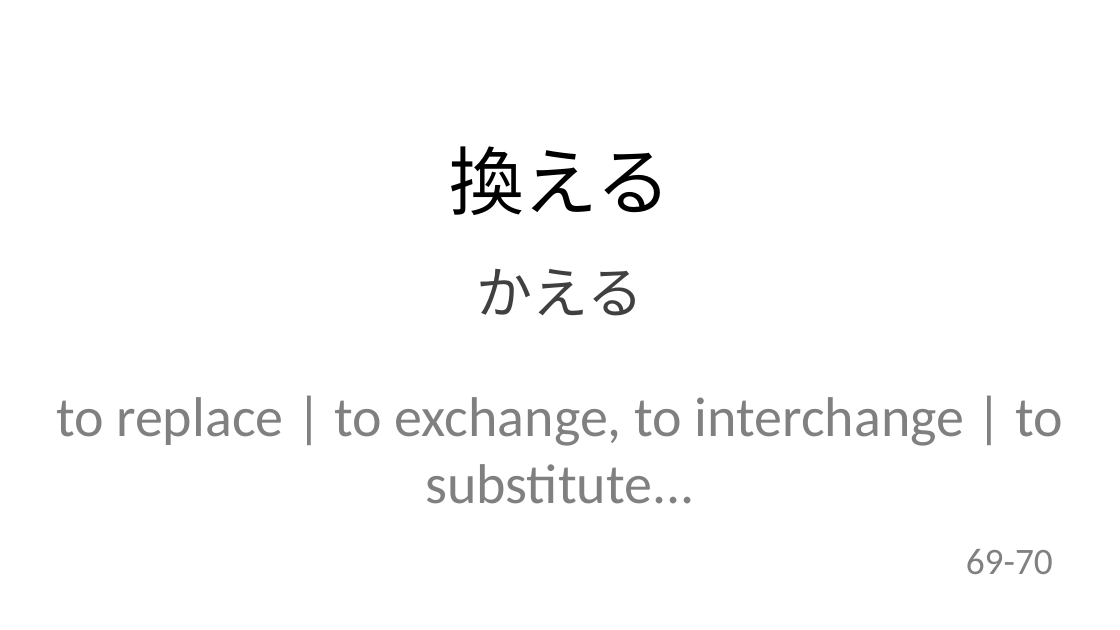
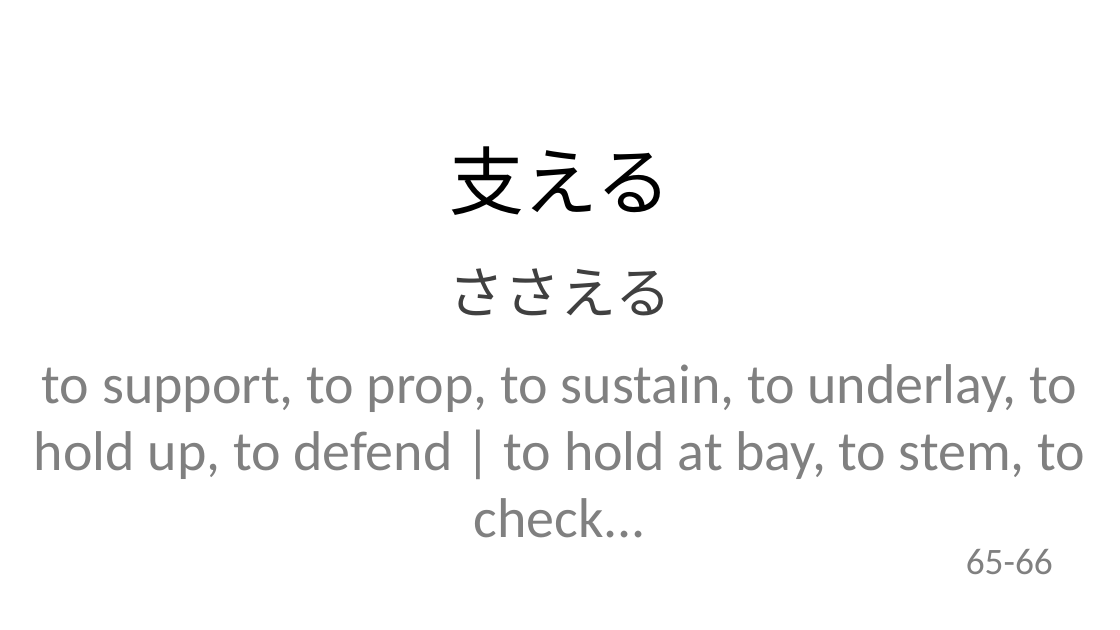
Before and after one commit to ariqRam/ankislide, a slide deck: slide 12 of 10|2-6/2023-10-6/kanji-todaysTest.pptx (slide 11 before the commit). Drawn at 1120x630 pixels with LibreOffice and Linux fonts; fonts in the diff are those of the drawing. Boxes give left, top, right and bottom in pixels: in the first picture for what was removed or moved away, otherwise in the second. Text is boxed around its words. In the diff, an @@ line names an element or a change of style, - is before the commit and + after.

```diff
--- a/10|2-6/2023-10-6/kanji-todaysTest.pptx
+++ b/10|2-6/2023-10-6/kanji-todaysTest.pptx
@@ text at [449,146,671,215]: text changed @@
-換える
+支える
@@ text at [449,268,671,316]: text changed @@
-かえる
+ささえる
@@ text at [34,364,1086,538]: text changed @@
-to replace | to exchange, to interchange | to substitute...
+to support, to prop, to sustain, to underlay, to hold up, to defend | to hold at bay, to stem, to check...
@@ text at [966,549,1053,574]: text changed @@
-69-70
+65-66
```
Also in this commit, not shown: 9 slides added, 13 slides removed, 34 other files.
